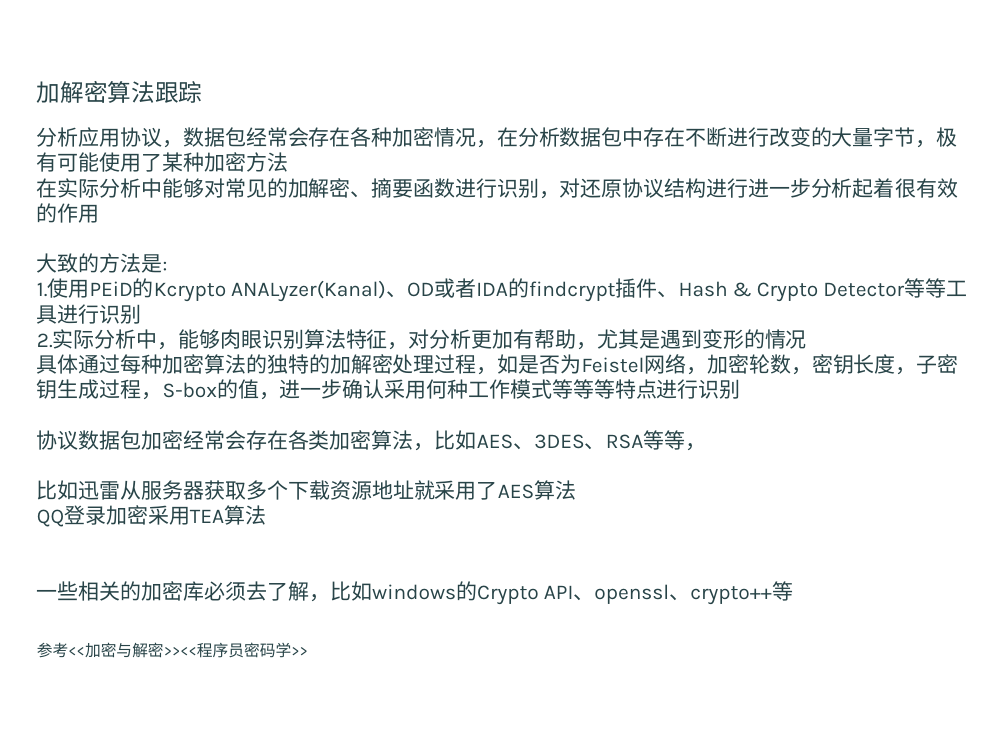
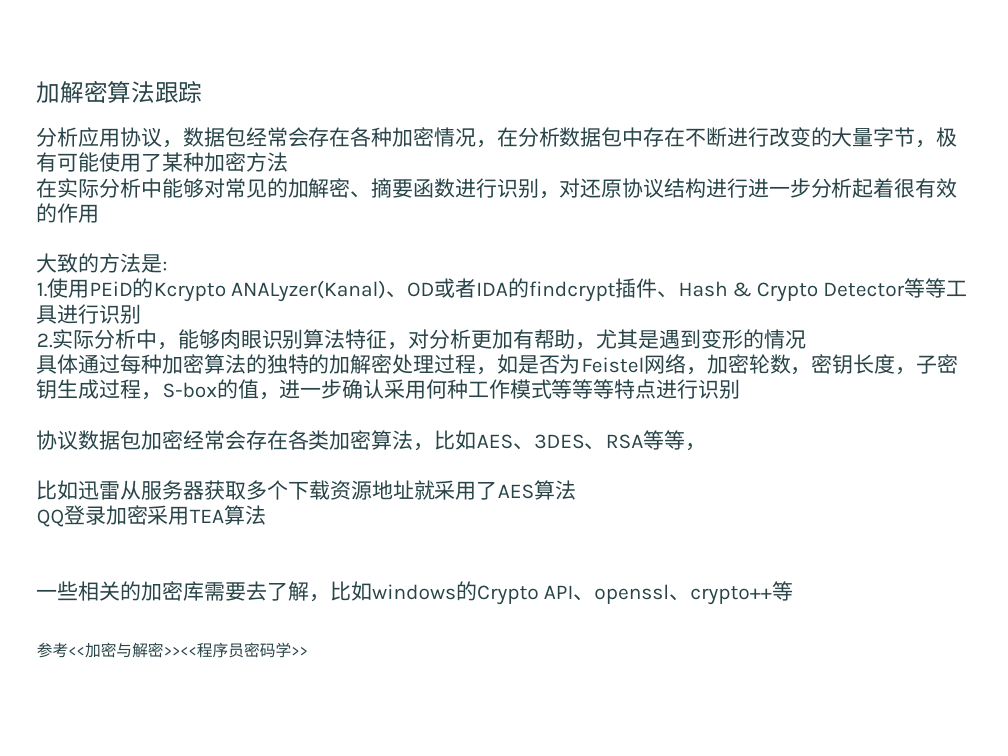
Before and after one commit to Android-sec/app-protocol-analysis, a slide deck: slide 23 of app protocol analysis.pptx. Drawn at 1008x756 pixels with LibreOffice and Linux fonts; fonts in the diff are those of the drawing; background and template pictures are left out. Boxes give left, top, right and bottom in pixels: in the first picture for what was removed or moved away, otherwise in the second. Text is boxed around its words. In the diff, an @@ line names an element or a change of style, - is before the commit and + after.

```diff
--- a/app protocol analysis.pptx
+++ b/app protocol analysis.pptx
@@ text at (37, 581, 793, 604): text changed @@
-一些相关的加密库必须去了解，比如windows的Crypto API、openssl、crypto++等
+一些相关的加密库需要去了解，比如windows的Crypto API、openssl、crypto++等
```
Also in this commit, not shown: 5 other slides changed.
